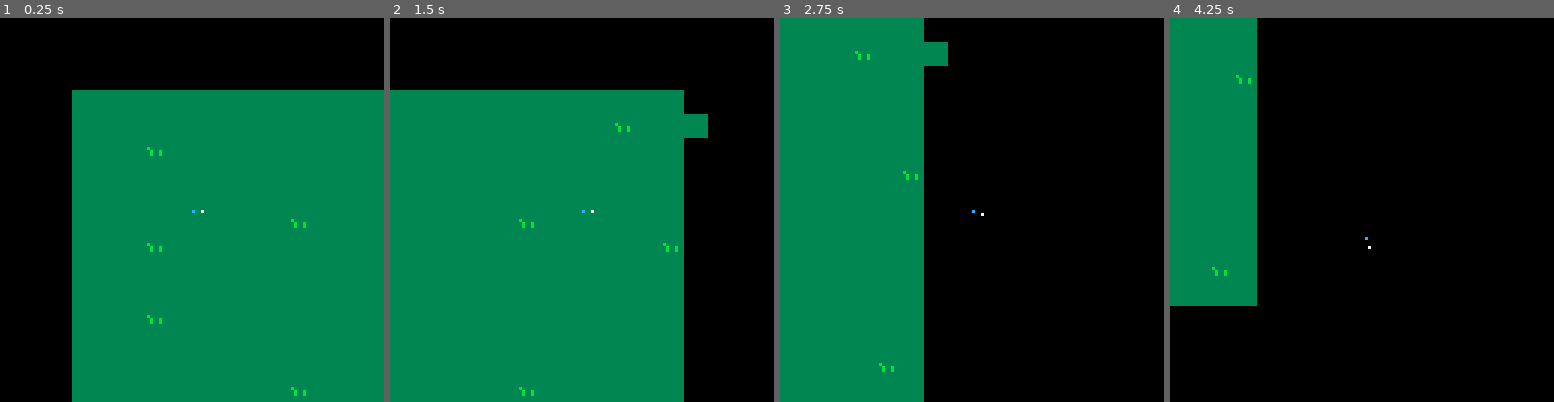
Above: before the commit, frames 1-4 (left to right).
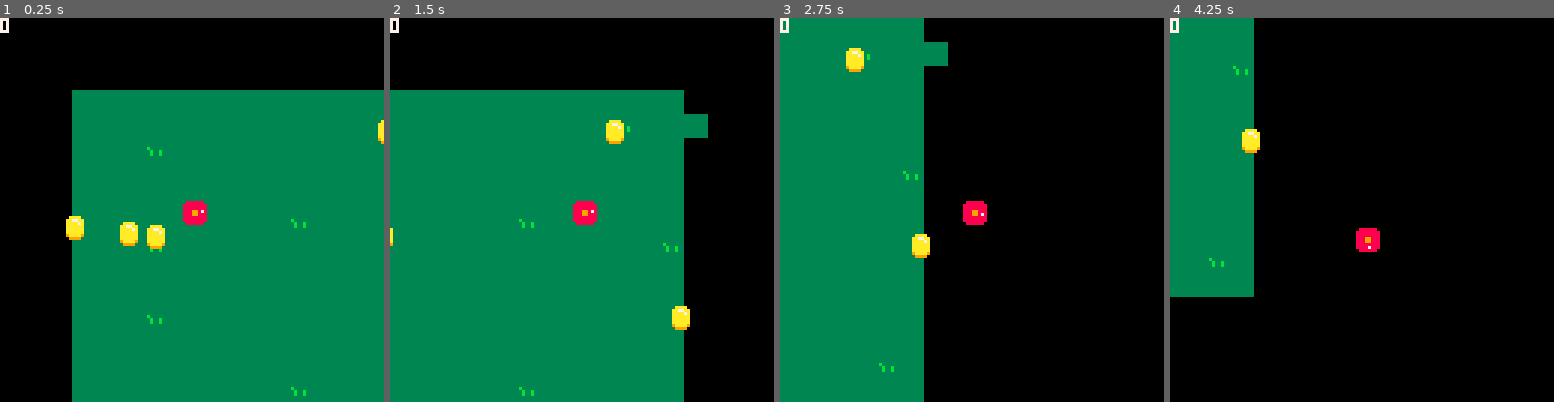
Above: after the commit, the same moments.

Repository: wsasaki01/taxi
Game: PICO-8 cartridge p1/taxi-p1.p8
The game is run twice, just before and just after one commit, with the same random seed, the same clock (stepped at 60 frames per second) and the same inputs.
Inputs:
- Up to frame 1 (0.25 s): no input
- Up to frame 2 (1.5 s): tap X (X key) at 0.33, 1.07 s
- Up to frame 3 (2.75 s): hold Right 1.6-2.1 s; tap X (X key) at 1.85 s; hold Up 2.15-2.42 s; hold Right from 2.47 s (still down)
- Up to frame 4 (4.25 s): tap X (X key) at 2.97, 4.08 s; release Right at 3.03 s; hold Left 3.08-3.58 s; hold Right from 4.02 s (still down)

The runs differ from the first frame. In frame 1, 1.3% of the frame differs, in the area x 0-100%, y 0-61%; in frame 2, 1.0%; in frame 3, 1.0%; in frame 4, 1.9%, in the area x 0-55%, y 0-75%.

Commit message:
Pick-up coins

Diff:
--- a/p1/main.lua
+++ b/p1/main.lua
@@ -2,11 +2,15 @@
     p = {
         x = 40,
         y = 40,
+        w = 8,
+        h = 8,
         dir = 0.75, -- direction
 
         vel = 0, -- velocity
         acc = 0.45, -- acceleration
-        fr = 0.8 -- friction
+        fr = 0.8, -- friction
+
+        score = 0
     }
 
     c = {
@@ -19,6 +23,11 @@
         fr = 0.85,
         dist = 0
     }
+
+    coins = {}
+    for i=1, 5 do
+        add(coins, {rnd(128), rnd(128), true})
+    end
 end
 
 function _update60()
@@ -64,14 +73,41 @@
     -- apply movement to camera
     c.x+=sin(c.dir)*c.vel
     c.y+=cos(c.dir)*c.vel
+
+    check_collision()
 end
 
 function _draw()
+    camera(c.x-64, c.y-64)
+
     cls(0)
     map(0, 0, 0, 0)
+    pset(p.x, p.y, 12)
+    spr(4, p.x-3, p.y-3)
+    pset(p.x+3*sin(p.dir), p.y+3*cos(p.dir), 7)
 
-    camera(c.x-64, c.y-64)
+    draw_coins()
 
-    pset(p.x, p.y, 12)
-    pset(p.x+3*sin(p.dir), p.y+3*cos(p.dir), 7)
+    print(p.score, c.x-64, c.y-64, 7)
 end
+
+function draw_coins()
+    for coin in all(coins) do
+        if coin[3] then
+            spr(3, coin[1]-4, coin[2]-4)
+        end
+    end
+end
+
+function check_collision()
+    for coin in all(coins) do
+        -- if within hitbox, remove coin and add score
+        if p.x-0.5*(p.w) < coin[1] and
+        p.x+0.5*(p.w) > coin[1] and
+        p.y-0.5*(p.h) < coin[2] and
+        p.y+0.5*(p.h) > coin[2] then
+            coin[3] = false
+            p.score += 1
+        end
+    end
+end
--- a/p1/taxi-p1.p8
+++ b/p1/taxi-p1.p8
@@ -3,14 +3,14 @@
 __lua__
 #include main.lua
 __gfx__
-00000000333333333333333300aaaa00000000000000000000000000000000000000000000000000000000000000000000000000000000000000000000000000
-0000000033333333333333330aa77aa0000000000000000000000000000000000000000000000000000000000000000000000000000000000000000000000000
-0070070033333333333333330aaaa7a0000000000000000000000000000000000000000000000000000000000000000000000000000000000000000000000000
-00077000333333333b3333330aaaaaa0000000000000000000000000000000000000000000000000000000000000000000000000000000000000000000000000
-000770003333333333b33b330aaaaaa0000000000000000000000000000000000000000000000000000000000000000000000000000000000000000000000000
-007007003333333333b33b330aaaaaa0000000000000000000000000000000000000000000000000000000000000000000000000000000000000000000000000
-00000000333333333333333309aaaa90000000000000000000000000000000000000000000000000000000000000000000000000000000000000000000000000
-00000000333333333333333300999900000000000000000000000000000000000000000000000000000000000000000000000000000000000000000000000000
+00000000333333333333333300aaaa00088888800000000000000000000000000000000000000000000000000000000000000000000000000000000000000000
+0000000033333333333333330aa77aa0888888880000000000000000000000000000000000000000000000000000000000000000000000000000000000000000
+0070070033333333333333330aaaa7a0888888880000000000000000000000000000000000000000000000000000000000000000000000000000000000000000
+00077000333333333b3333330aaaaaa0888998880000000000000000000000000000000000000000000000000000000000000000000000000000000000000000
+000770003333333333b33b330aaaaaa0888998880000000000000000000000000000000000000000000000000000000000000000000000000000000000000000
+007007003333333333b33b330aaaaaa0888888880000000000000000000000000000000000000000000000000000000000000000000000000000000000000000
+00000000333333333333333309aaaa90888888880000000000000000000000000000000000000000000000000000000000000000000000000000000000000000
+00000000333333333333333300999900088888800000000000000000000000000000000000000000000000000000000000000000000000000000000000000000
 __gff__
 0000000100000000000000000000000000000000000000000000000000000000000000000000000000000000000000000000000000000000000000000000000000000000000000000000000000000000000000000000000000000000000000000000000000000000000000000000000000000000000000000000000000000000
 0000000000000000000000000000000000000000000000000000000000000000000000000000000000000000000000000000000000000000000000000000000000000000000000000000000000000000000000000000000000000000000000000000000000000000000000000000000000000000000000000000000000000000
